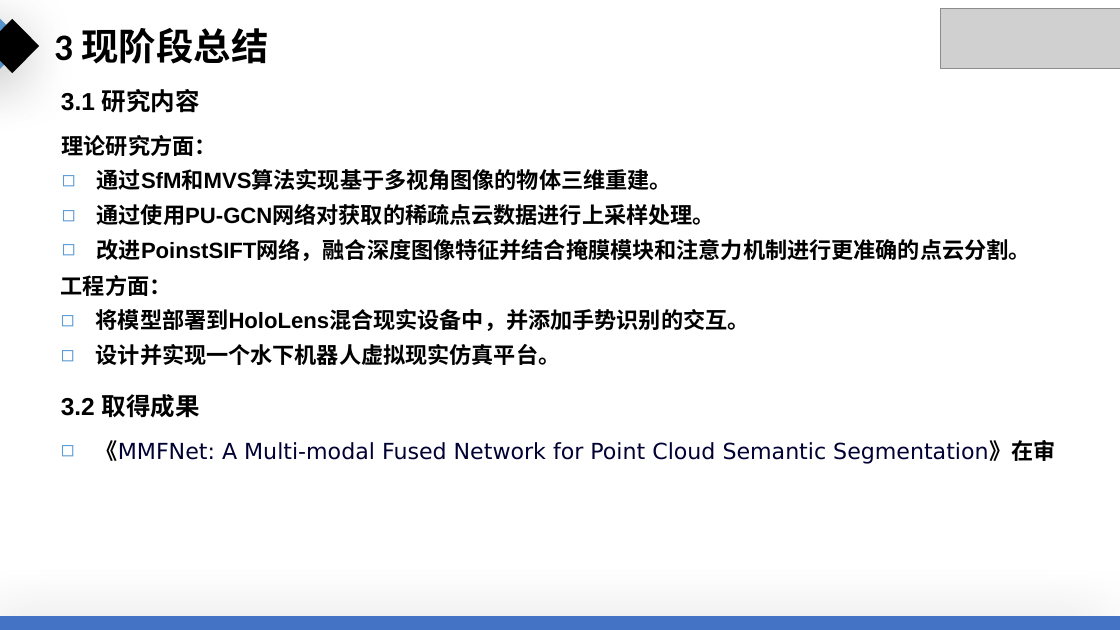
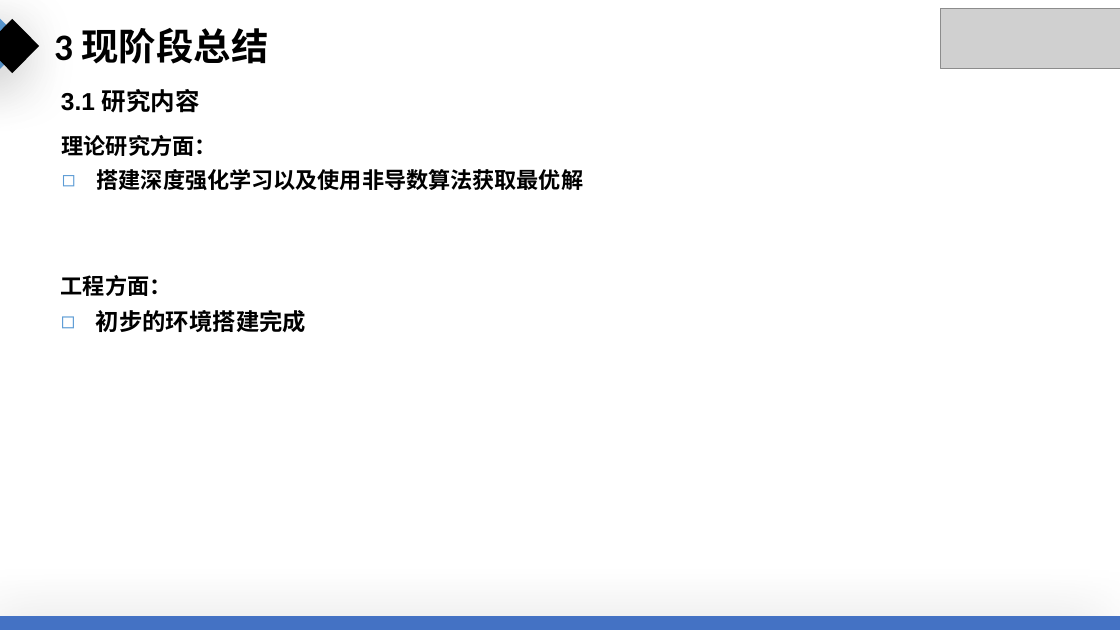
Before and after one commit to Dongboy111/bs-mid, a slide deck: slide 15 of docs/邵亚东.pptx. Drawn at 1120x630 pixels with LibreOffice and Linux fonts; fonts in the diff are those of the drawing; grey boxes stand for pictures. Boxes give left, top, right and bottom in pixels: in the first picture for what was removed or moved away, otherwise in the second. Text is boxed around its words. In the diff, an @@ line names an element or a change of style, - is before the commit and + after.

```diff
--- a/docs/邵亚东.pptx
+++ b/docs/邵亚东.pptx
@@ text at (x1=97, y1=169, x2=583, y2=190): text changed; font Arial to Noto Sans CJK SC @@
-◻ 通过SfM和MVS算法实现基于多视角图像的物体三维重建。
-◻ 通过使用PU-GCN网络对获取的稀疏点云数据进行上采样处理。
-◻ 改进PoinstSIFT网络，融合深度图像特征并结合掩膜模块和注意力机制进行更准确的点云分割。
+◻ 搭建深度强化学习以及使用非导数算法获取最优解
@@ text at (x1=96, y1=310, x2=306, y2=332): text changed; size 19 to 20 pt; font Arial to Noto Sans CJK SC @@
-◻ 将模型部署到HoloLens混合现实设备中，并添加手势识别的交互。
-◻ 设计并实现一个水下机器人虚拟现实仿真平台。
+◻ 初步的环境搭建完成
@@ text removed at (x1=61, y1=394, x2=200, y2=418) @@
-3.2 取得成果
@@ text removed at (x1=96, y1=440, x2=1055, y2=464) @@
-◻ 《MMFNet: A Multi-modal Fused Network for Point Cloud Semantic Segmentation》在审
```
Also in this commit, not shown: 7 other slides changed, 2 slides added, 2 slides removed.
